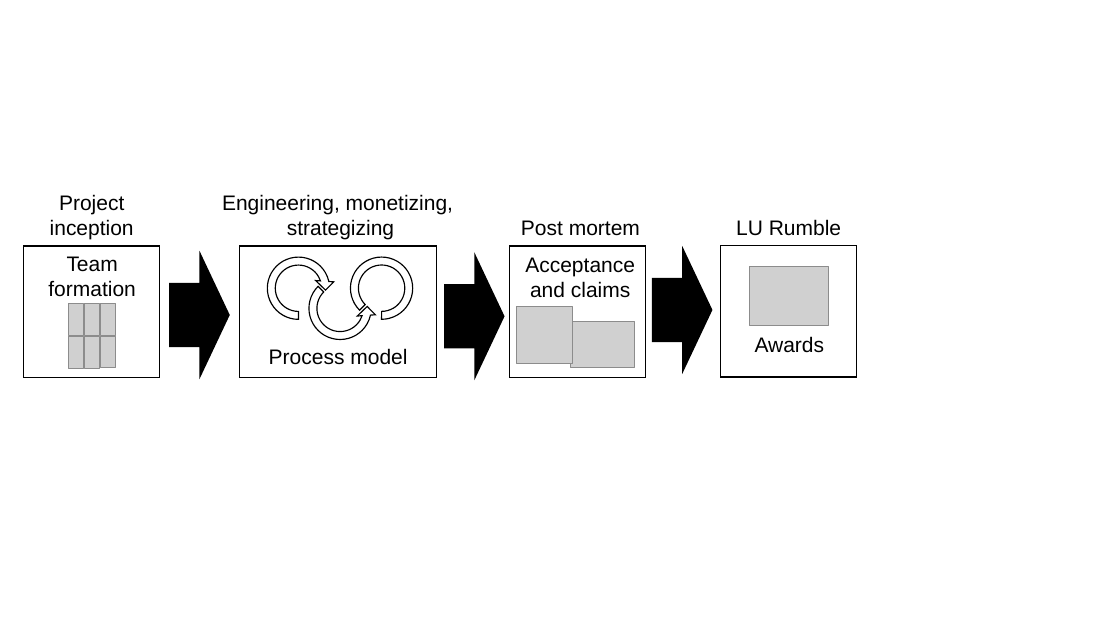
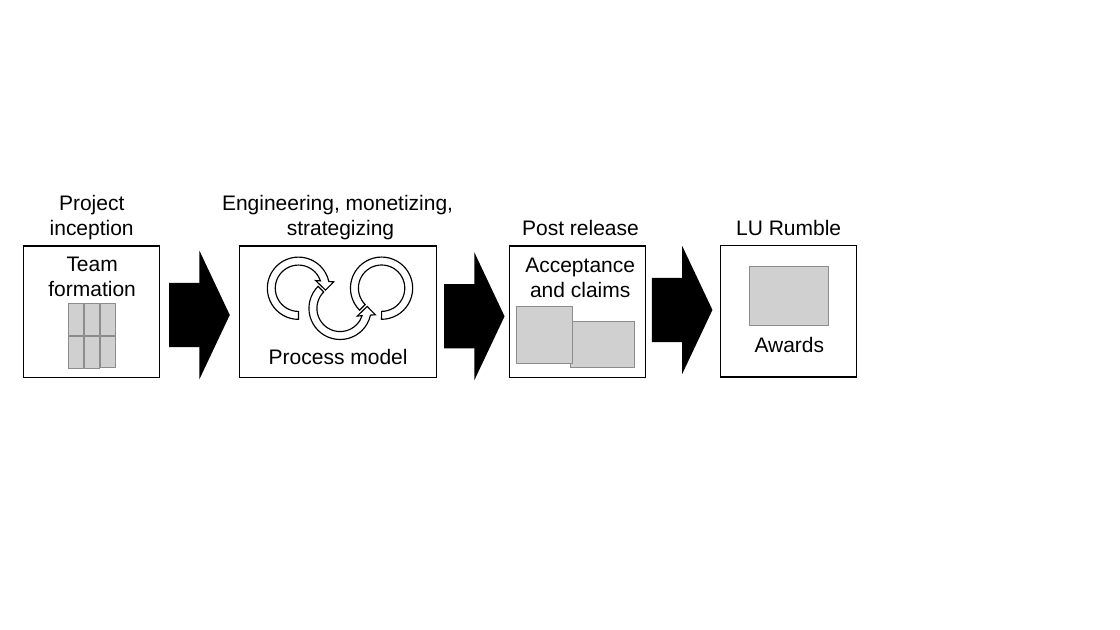
Before and after one commit to lunduniversity/introsofteng, a slide deck: slide 2 of project/rumble/etsa02_figures.pptx. Drawn at 1120x630 pixels with LibreOffice and Linux fonts; fonts in the diff are those of the drawing; grey boxes stand for pictures. Boxes give left, top, right and bottom in pixels: in the first picture for what was removed or moved away, otherwise in the second. Text is boxed around its words. In the diff, an @@ line names an element or a change of style, - is before the commit and + after.

```diff
--- a/project/rumble/etsa02_figures.pptx
+++ b/project/rumble/etsa02_figures.pptx
@@ text at (522,219,639,236): text changed @@
-Post mortem
+Post release
```
Also in this commit, not shown: 3 other files.
